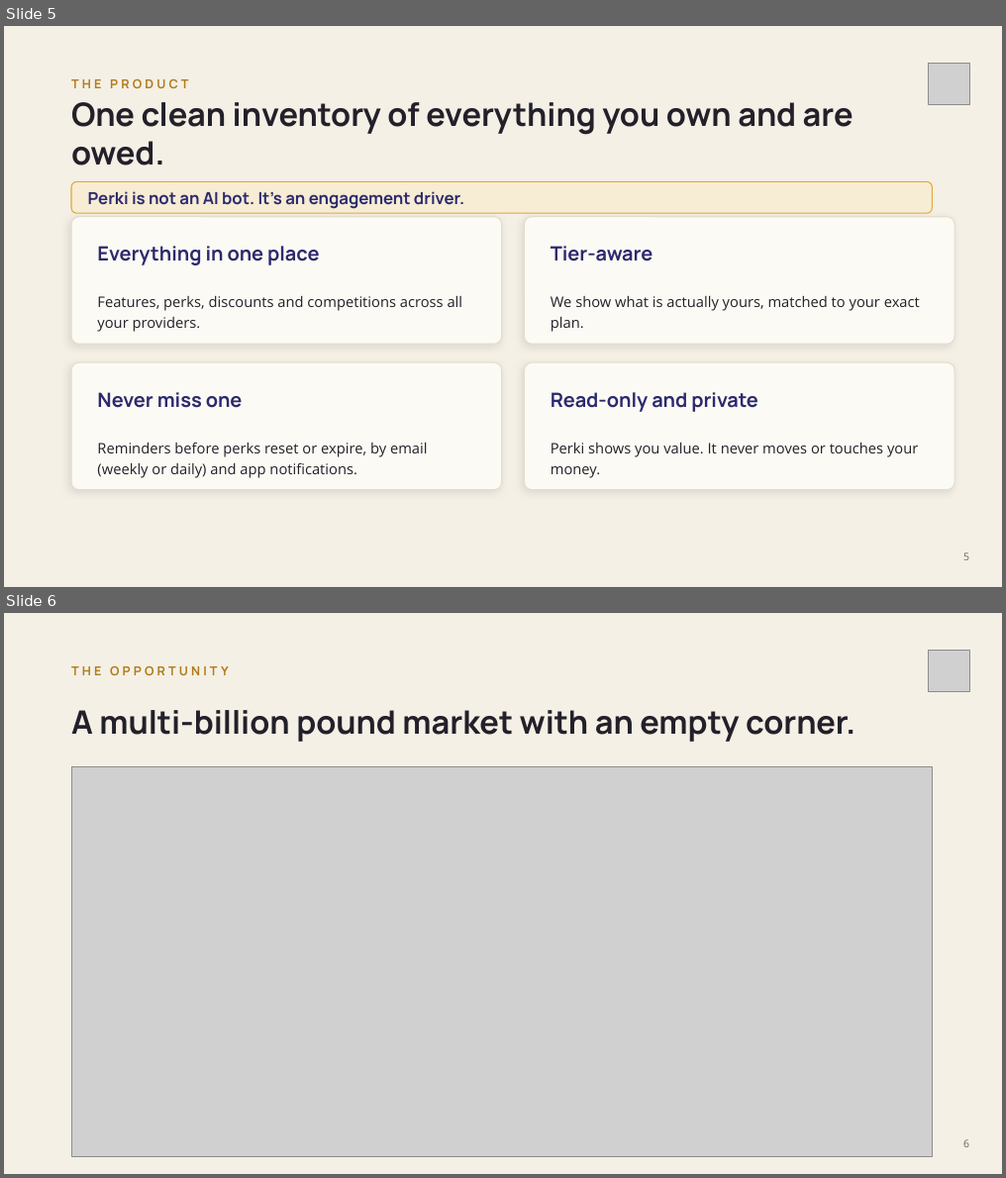
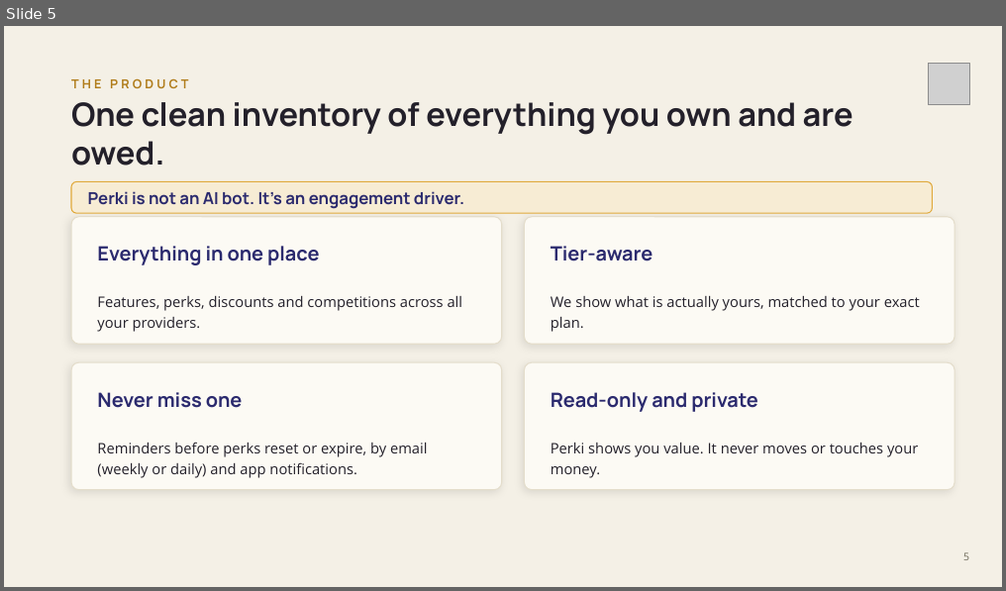
Before and after one commit to oglanville/Perki-App, a slide deck: 00 - perki-docs/05 - OUTPUTS/Perki-Pitch-Deck.pptx. Shown one above the other, each under a label of ours: slides 5 and 6 before the commit, slide 5 after it. The pictures are 1006x1178 and 1006x591 pixels, drawn with LibreOffice and Linux fonts; fonts in the diff are those of the drawing; grey boxes stand for pictures. Boxes give left, top, right and bottom in pixels: in the first picture for what was removed or moved away, otherwise in the second. Text is boxed around its words. In the diff, an @@ line names an element or a change of style, - is before the commit and + after.

```diff
--- a/00 - perki-docs/05 - OUTPUTS/Perki-Pitch-Deck.pptx
+++ b/00 - perki-docs/05 - OUTPUTS/Perki-Pitch-Deck.pptx
@@ slide 6 removed at (4, 613, 1002, 1174), background #F4F0E6 @@
@@ text removed at (71, 665, 229, 675) @@
-THE OPPORTUNITY
@@ picture removed at (929, 651, 969, 691) @@
@@ text removed at (71, 710, 855, 742) @@
-A multi-billion pound market with an empty corner.
@@ picture removed at (71, 767, 933, 1157) @@
@@ text removed at (963, 1140, 969, 1148) @@
-6
```
Also in this commit, not shown: 5 slides changed, 1 slide added, 7 other files.
